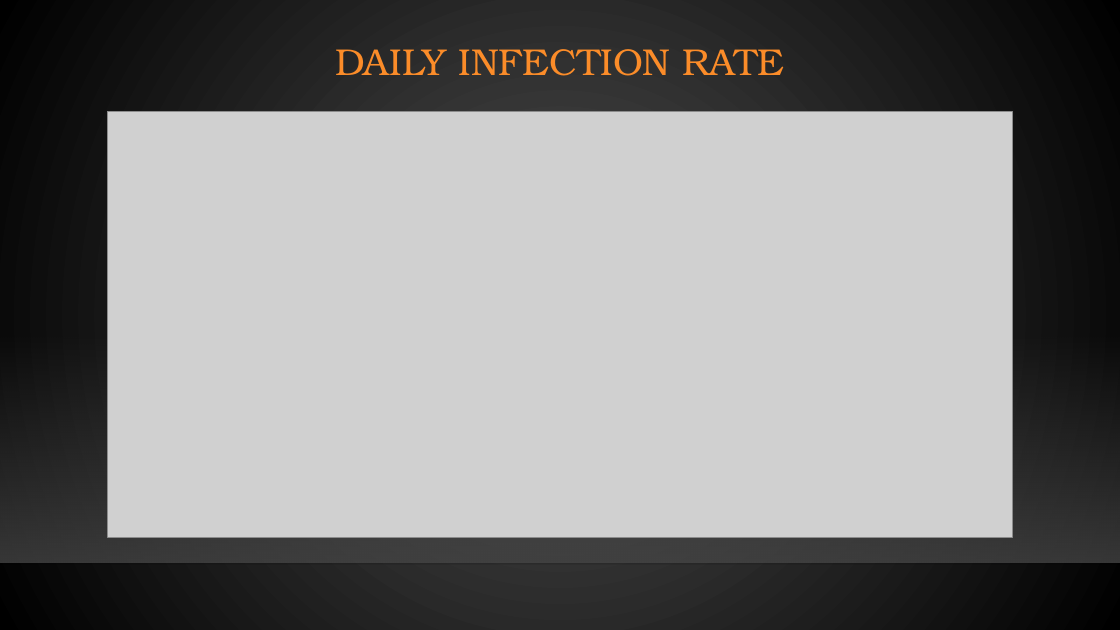
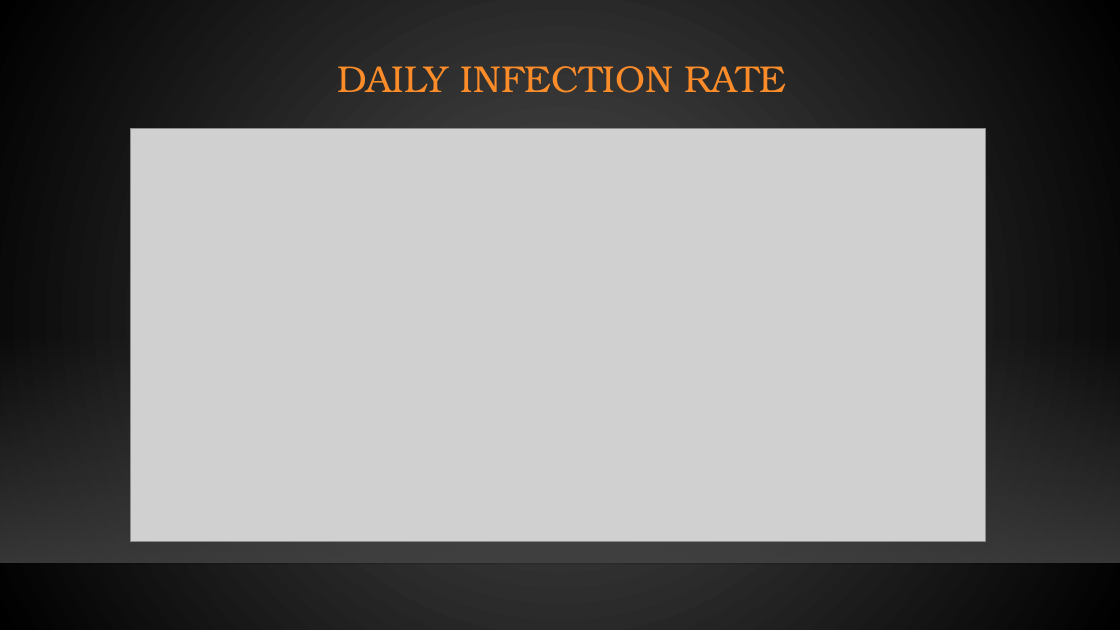
Before and after one commit to Yusufteppei/Nigeria-COVID-19-Data-Analysis-Using-Python, a slide deck: slide 5 of EXECUTIVE SUMMARY.pptx (slide 6 before the commit). Drawn at 1120x630 pixels with LibreOffice and Linux fonts; fonts in the diff are those of the drawing; grey boxes stand for pictures; background and template pictures are left out. Boxes give left, top, right and bottom in pixels: in the first picture for what was removed or moved away, otherwise in the second. Text is boxed around its words. In the diff, an @@ line names an element or a change of style, - is before the commit and + after.

```diff
--- a/EXECUTIVE SUMMARY.pptx
+++ b/EXECUTIVE SUMMARY.pptx
@@ title "DAILY INFECTION RATE": place and size @@
-title "DAILY INFECTION RATE" at (335,49,785,76)
+title "DAILY INFECTION RATE" at (338,66,787,93)
@@ picture: place and size @@
-picture at (108,112,1012,537)
+picture at (131,129,986,541)
```
Also in this commit, not shown: 2 other slides changed, 4 slides added, 5 slides removed, 1 other file.
